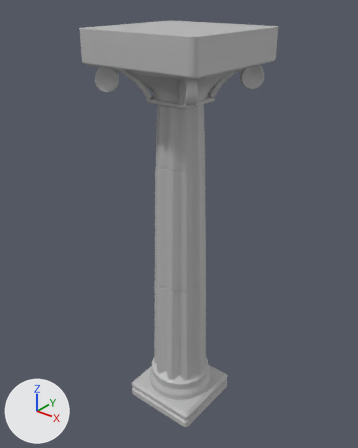
Renders of the FBX model ConstellationsGame/Assets/Models/SM_pillar.fbx from each side of a commit.
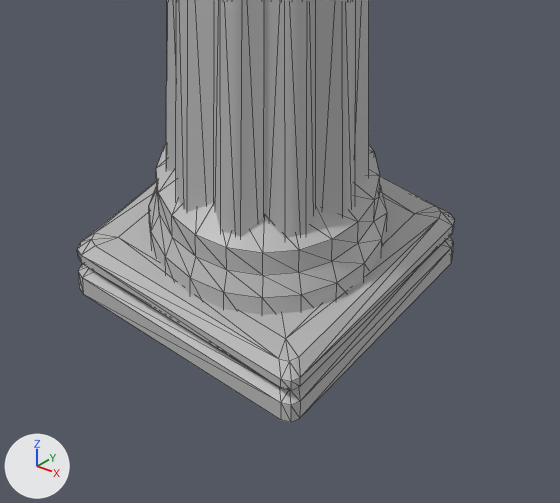
Each version is shown whole from a camera (50 mm lens) standing at (7.75, -9.75, 12.12) and looking at (-0.15, 0.13, 5.99), then close up on the part from 31% to 71% of the width and 71% to 100% of the height. Lighting does not change. The marker at lower left points along +X, +Y and +Z. The close-ups show mesh edges as thin lines. Where no turn or scale is listed for an object, it has been applied to the vertices.

The scene before the commit, as lines of its bpy script (objects in view):
```python
me_mesh = bpy.data.meshes.new('Mesh')
me_mesh.from_pydata(...)  # 1738 vertices, 3338 faces; spans x -1.7..1.7, y -1.7..1.7, z 0.0..11.19
me_mesh.materials.append(mat_lambert1)  # grey #bcbcbc
ob_sm_pillar = bpy.data.objects.new('SM_pillar', me_mesh)
ob_sm_pillar.location = (0.0, 0.0, 0.0)
```
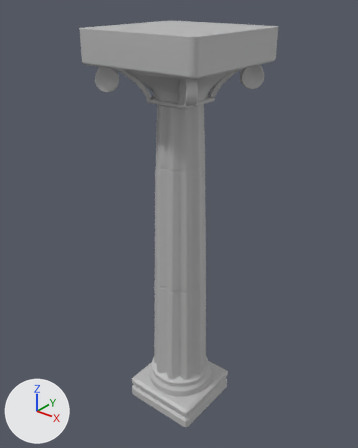
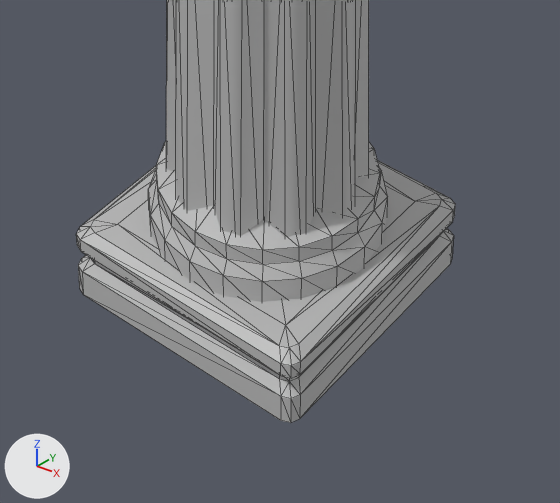
What the commit changed:
me_mesh has 1738 vertices, 3338 faces and spans x -1.7..1.7, y -1.7..1.7, z 0.0..11.19.
me_mesh is used by ob_sm_pillar; location (0.0, 0.0, 0.0).
me_mesh part 1: the loose piece of 100 vertices spanning x -0.99..0.99, y -0.99..0.99, z 0.18..1.25 is scaled about its middle by (1, 1, 0.638), then moved by (0.0, 0.0, 0.16).
me_mesh part 2: all 3 vertices in x -1.15..-1.04, y -1.15..-1.04, z 0.18 are moved by (0.0, 0.0, 0.07).
me_mesh part 3: all 3 vertices in x 1.04..1.15, y -1.15..-1.04, z 0.18 are moved by (0.0, 0.0, 0.07).
me_mesh part 4: all 3 vertices in x 1.04..1.15, y 1.04..1.15, z 0.18 are moved by (0.0, 0.0, 0.07).
me_mesh part 5: all 12 vertices in x -1.07..1.07, y -1.07..1.07, z 0.28 are moved by (0.0, 0.0, 0.11).
me_mesh part 6: all 16 vertices in x -1.07..1.07, y -1.07..1.07, z 0.52 are moved by (0.0, 0.0, 0.14).
me_mesh part 7: all 12 vertices in x -1.15..1.15, y -1.15..1.15, z 0.43 are moved by (0.0, 0.0, 0.16).

Changed parts and their boxes [x1, y1, x2, y2] in the close-ups (560 x 503 px; the box of a moved part takes in the faces that stretch with it):
'SM_pillar', reshaped
    before: [77, 0, 454, 422]
    after: [76, 0, 455, 423]
part 1 of me_mesh, moved or reshaped
    before: [149, 144, 387, 315]
    after: [148, 141, 388, 302]
part 2 of me_mesh, moved or reshaped
    before: [78, 264, 275, 385]
    after: [78, 255, 274, 376]
part 3 of me_mesh, moved or reshaped
    before: [82, 276, 411, 422]
    after: [82, 238, 438, 423]
part 4 of me_mesh, moved or reshaped
    before: [300, 237, 453, 418]
    after: [300, 228, 454, 418]
part 5 of me_mesh, moved or reshaped (not visible before)
    after: [91, 235, 440, 381]
part 6 of me_mesh, moved or reshaped
    before: [91, 176, 441, 361]
    after: [90, 163, 442, 348]
part 7 of me_mesh, moved or reshaped
    before: [77, 180, 454, 390]
    after: [76, 160, 455, 378]
